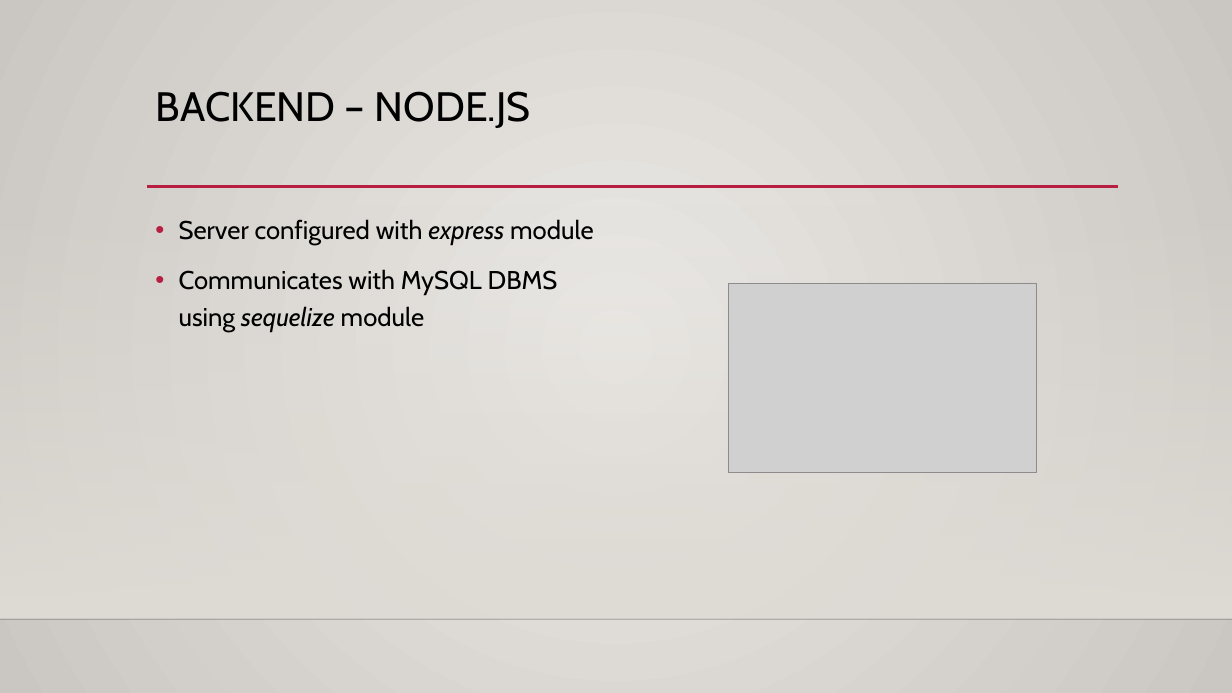
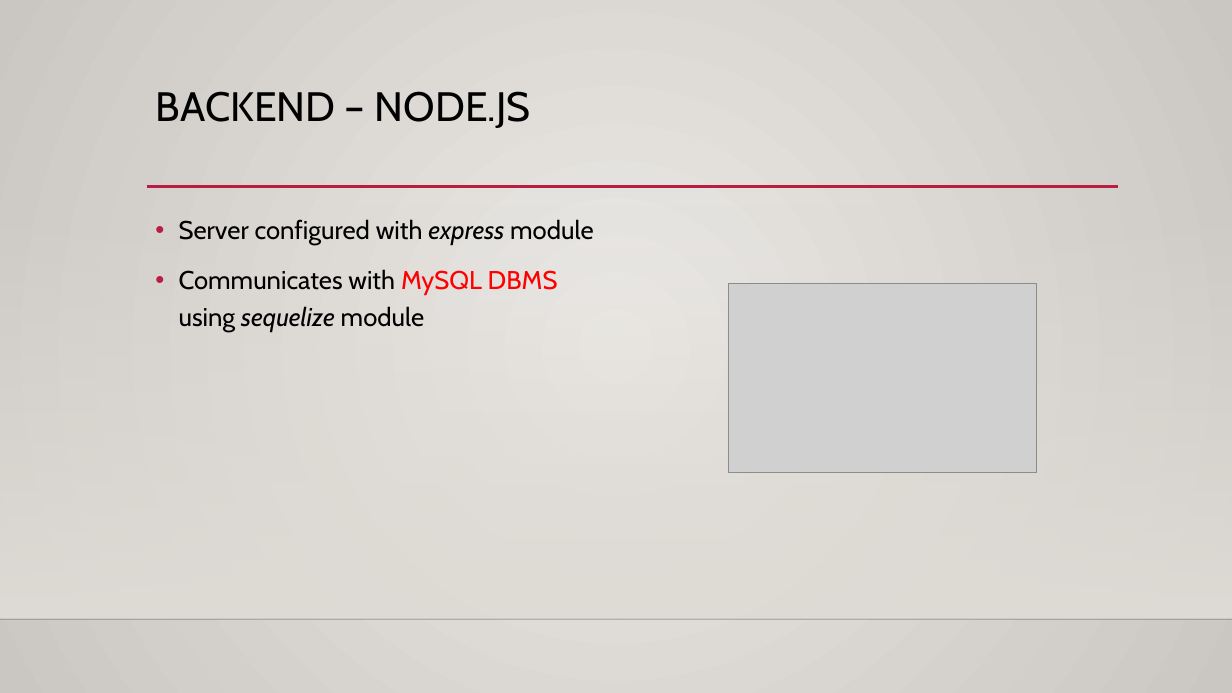
Before and after one commit to skkuse/2022spring_41class_team6, a slide deck: slide 3 of doc/Online Learning System.pptx. Drawn at 1232x693 pixels with LibreOffice and Linux fonts; fonts in the diff are those of the drawing; grey boxes stand for pictures; background and template pictures are left out. Boxes give left, top, right and bottom in pixels: in the first picture for what was removed or moved away, otherwise in the second. Text is boxed around its words. In the diff, an @@ line names an element or a change of style, - is before the commit and + after.

```diff
--- a/doc/Online Learning System.pptx
+++ b/doc/Online Learning System.pptx
@@ text at (179, 269, 558, 332): text colour #000000 to #FF0000 in "MySQL DBMS" @@
```
Also in this commit, not shown: 6 other slides changed, 2 slides added.
